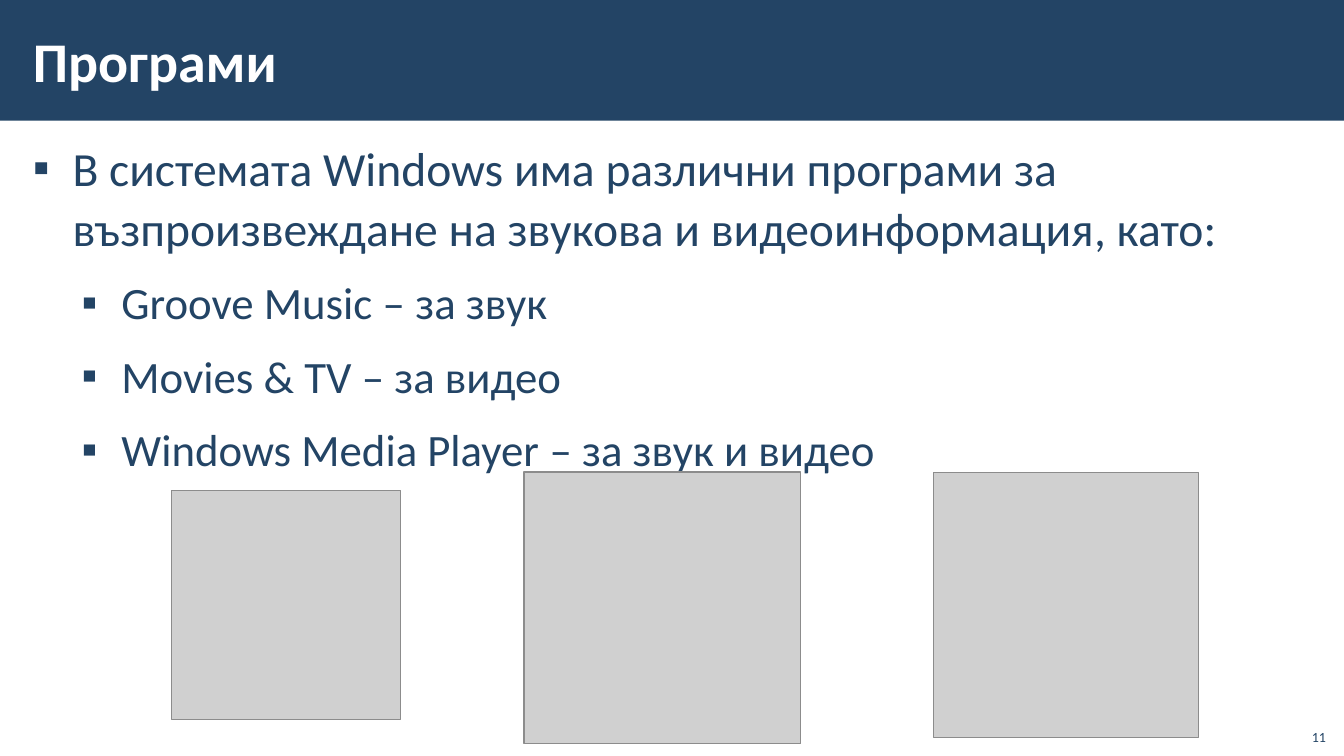
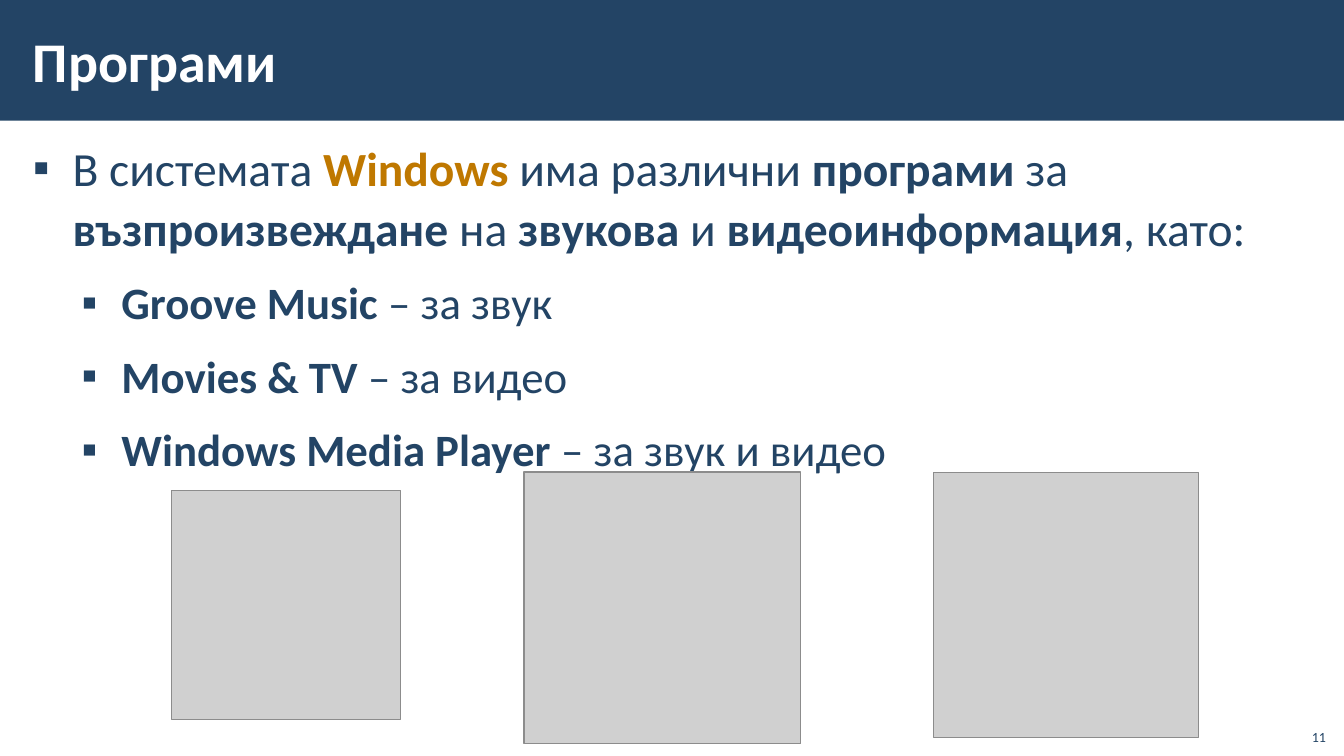
Before and after one commit to BG-IT-Edu/School-Programming, a slide deck: slide 11 of Courses/Computer-Modeling-and-IT/Computer-Modeling-and-IT-5-Class/10-Working-With-Sound-and-Video-Information/10-Working-With-Sound-and-Video-Information.pptx. Drawn at 1344x756 pixels with LibreOffice and Linux fonts; fonts in the diff are those of the drawing; grey boxes stand for pictures; background and template pictures are left out. Boxes give left, top, right and bottom in pixels: in the first picture for what was removed or moved away, otherwise in the second. Text is boxed around its words. In the diff, an @@ line names an element or a change of style, - is before the commit and + after.

```diff
--- a/Courses/Computer-Modeling-and-IT/Computer-Modeling-and-IT-5-Class/10-Working-With-Sound-and-Video-Information/10-Working-With-Sound-and-Video-Information.pptx
+++ b/Courses/Computer-Modeling-and-IT/Computer-Modeling-and-IT-5-Class/10-Working-With-Sound-and-Video-Information/10-Working-With-Sound-and-Video-Information.pptx
@@ text "В системата Windows има различни ..." at (73, 152, 1246, 478): text colour #234465 to #BF7800 in "Windows"; bold on in "Windows програми възпроизвеждане звукова видеоинформация,", "Groove Music", "Movies & TV", "Windows Media Player" @@
```
Also in this commit, not shown: 4 other slides changed, 5 slides added, 3 other files.
